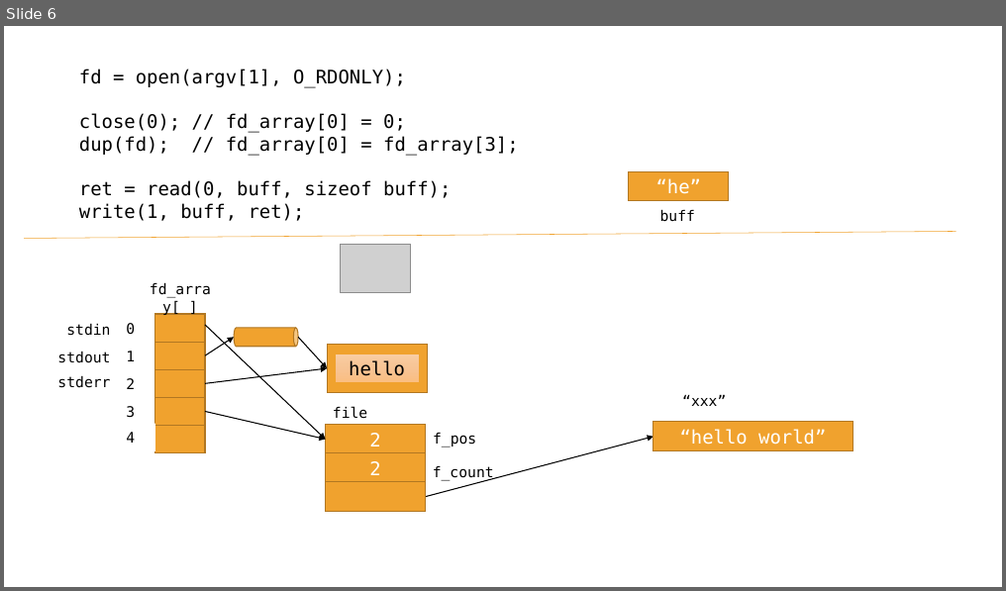
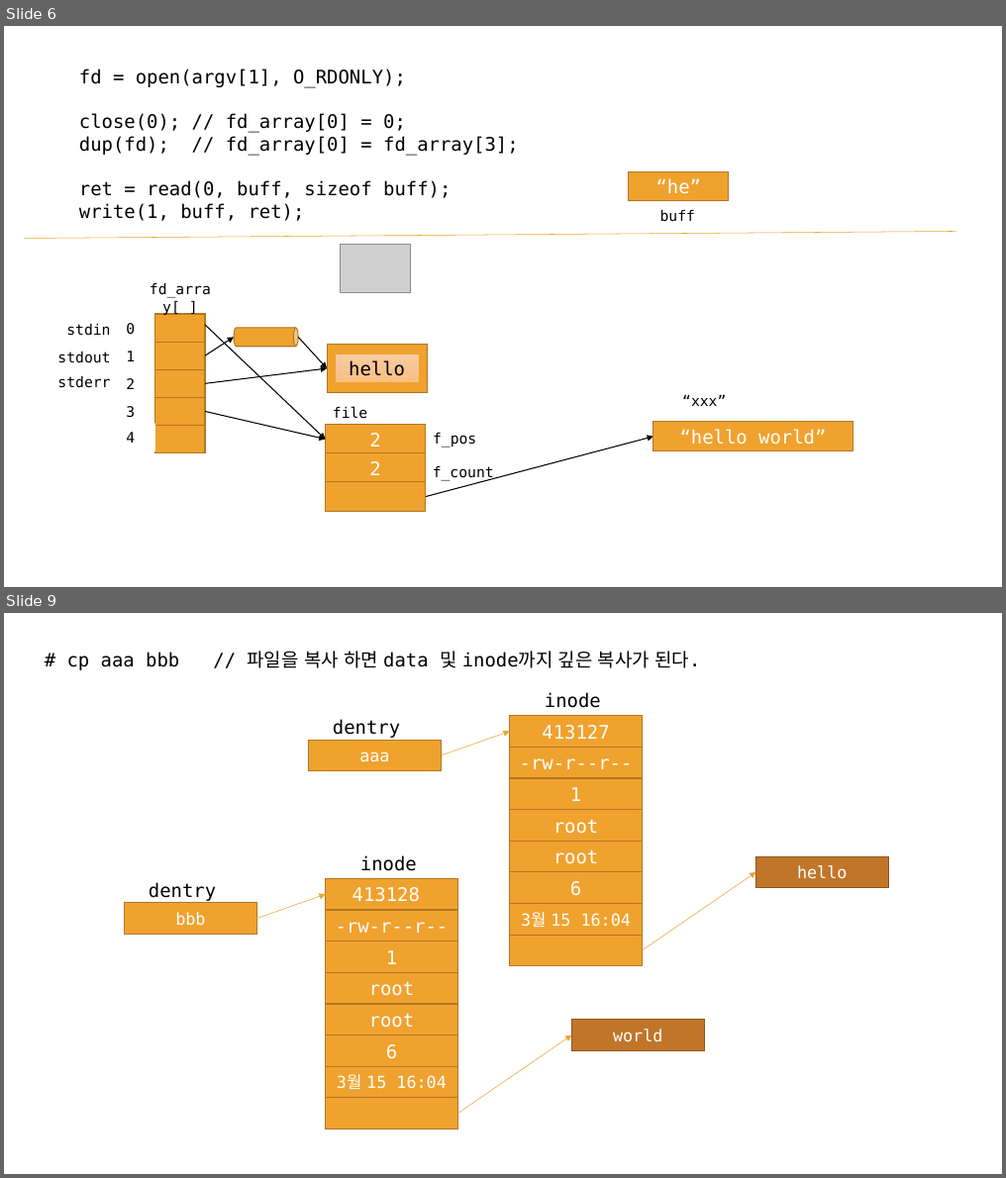
Before and after one commit to blomdhal22/prac-lsp, a slide deck: syscall.pptx. Shown one above the other, each under a label of ours: slide 6 before the commit, slides 6 and 9 after it; the slides between them are not shown. The pictures are 1006x591 and 1006x1178 pixels, drawn with LibreOffice and Linux fonts; fonts in the diff are those of the drawing; grey boxes stand for pictures. Boxes give left, top, right and bottom in pixels: in the first picture for what was removed or moved away, otherwise in the second. Text is boxed around its words. In the diff, an @@ line names an element or a change of style, - is before the commit and + after.

```diff
--- a/syscall.pptx
+++ b/syscall.pptx
@@ slide 9 added at (4, 613, 1002, 1174), background #FFFFFF @@
@@ text added at (67, 651, 700, 670), 18 pt, text #000000 @@
+# cp aaa bbb // 파일을 복사 하면 data 및 inode까지 깊은 복사가 된다.
@@ text added at (545, 692, 601, 708), 18 pt, text #000000 @@
+inode
@@ text added at (333, 719, 400, 738), 18 pt, text #000000 @@
+dentry
@@ arrow added from (442, 756) to (510, 731), #F0A22E 0.5 pt @@
@@ rectangle added at (510, 716, 643, 747), fill #F0A22E, outline #B27822 1 pt, 18 pt, text #FFFFFF @@
+413127
@@ rectangle added at (309, 741, 442, 771), fill #F0A22E, outline #B27822 1 pt, 16 pt, text #FFFFFF @@
+aaa
@@ rectangle added at (510, 747, 643, 778), fill #F0A22E, outline #B27822 1 pt, 18 pt, text #FFFFFF @@
+-rw-r--r--
@@ rectangle added at (510, 778, 643, 810), fill #F0A22E, outline #B27822 1 pt, 18 pt, text #FFFFFF @@
+1
@@ rectangle added at (510, 810, 643, 842), fill #F0A22E, outline #B27822 1 pt, 18 pt, text #FFFFFF @@
+root
@@ rectangle added at (510, 842, 643, 872), fill #F0A22E, outline #B27822 1 pt, 18 pt, text #FFFFFF @@
+root
@@ rectangle added at (325, 878, 457, 910), fill #F0A22E, outline #B27822 1 pt, 18 pt, text #FFFFFF @@
+413128
@@ text added at (360, 856, 417, 871), 18 pt, text #000000 @@
+inode
@@ rectangle added at (510, 872, 643, 904), fill #F0A22E, outline #B27822 1 pt, 18 pt, text #FFFFFF @@
+6
@@ arrow added from (642, 951) to (756, 872), #F0A22E 0.5 pt @@
@@ rectangle added at (756, 858, 889, 888), fill #C17529, outline #8F571E 1 pt, 16 pt, text #FFFFFF @@
+hello
@@ rectangle added at (125, 903, 257, 934), fill #F0A22E, outline #B27822 1 pt, 16 pt, text #FFFFFF @@
+bbb
@@ text added at (149, 882, 216, 901), 18 pt, text #000000 @@
+dentry
@@ arrow added from (257, 919) to (325, 894), #F0A22E 0.5 pt @@
@@ rectangle added at (510, 903, 643, 935), fill #F0A22E, outline #B27822 1 pt, 16 pt, text #FFFFFF @@
+3월 15 16:04
@@ rectangle added at (325, 910, 457, 942), fill #F0A22E, outline #B27822 1 pt, 18 pt, text #FFFFFF @@
+-rw-r--r--
@@ rectangle added at (510, 935, 643, 966), fill #F0A22E, outline #B27822 1 pt @@
@@ rectangle added at (325, 942, 457, 973), fill #F0A22E, outline #B27822 1 pt, 18 pt, text #FFFFFF @@
+1
@@ rectangle added at (325, 973, 457, 1004), fill #F0A22E, outline #B27822 1 pt, 18 pt, text #FFFFFF @@
+root
@@ rectangle added at (325, 1004, 457, 1035), fill #F0A22E, outline #B27822 1 pt, 18 pt, text #FFFFFF @@
+root
@@ rectangle added at (572, 1020, 705, 1051), fill #C17529, outline #8F571E 1 pt, 16 pt, text #FFFFFF @@
+world
@@ rectangle added at (325, 1035, 457, 1066), fill #F0A22E, outline #B27822 1 pt, 18 pt, text #FFFFFF @@
+6
@@ arrow added from (457, 1114) to (572, 1035), #F0A22E 0.5 pt @@
@@ rectangle added at (325, 1066, 457, 1098), fill #F0A22E, outline #B27822 1 pt, 16 pt, text #FFFFFF @@
+3월 15 16:04
@@ rectangle added at (325, 1098, 457, 1130), fill #F0A22E, outline #B27822 1 pt @@
```
Also in this commit, not shown: 8 other slides added.
